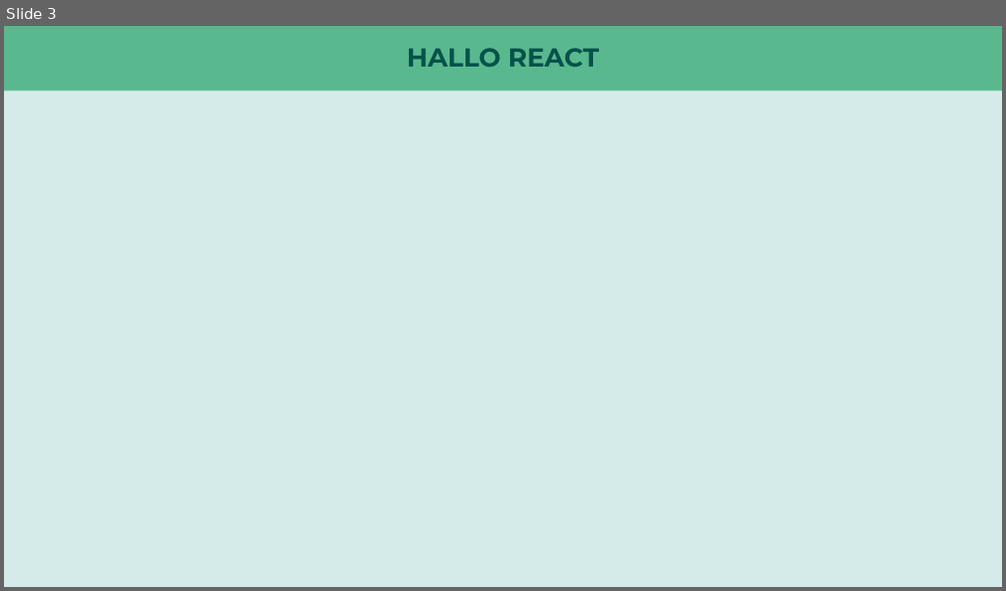
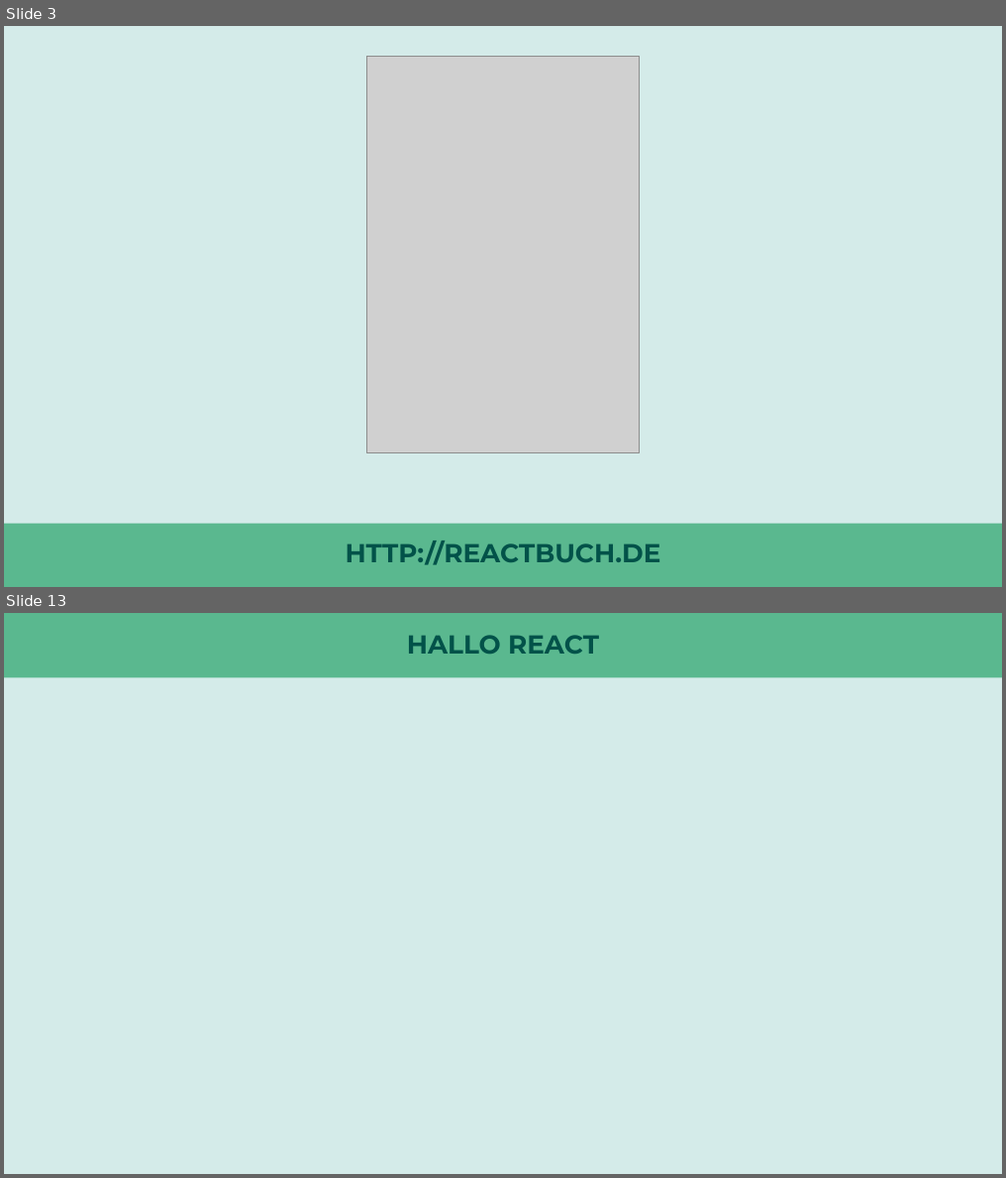
Before and after one commit to nilshartmann/react-talk, a slide deck: react-talk.pptx. Shown one above the other, each under a label of ours: slide 3 before the commit, slides 3 and 13 after it; the slides between them are not shown. The pictures are 1006x591 and 1006x1178 pixels, drawn with LibreOffice and Linux fonts; fonts in the diff are those of the drawing; grey boxes stand for pictures. Boxes give left, top, right and bottom in pixels: in the first picture for what was removed or moved away, otherwise in the second. Text is boxed around its words. In the diff, an @@ line names an element or a change of style, - is before the commit and + after.

```diff
--- a/react-talk.pptx
+++ b/react-talk.pptx
@@ slide 3 added at (4, 26, 1002, 587), background #D4EBE9 @@
@@ picture added at (366, 56, 640, 453) @@
@@ rectangle added at (4, 524, 1002, 587), fill #5AB88F @@
@@ title added at (346, 541, 661, 566), 25 pt, text #025249, bold @@
+HTTP://REACTBUCH.DE
@@ what was slide 3 is now slide 13 @@
```
Also in this commit, not shown: 1 slide changed, 9 other slides added, 13 other files.
